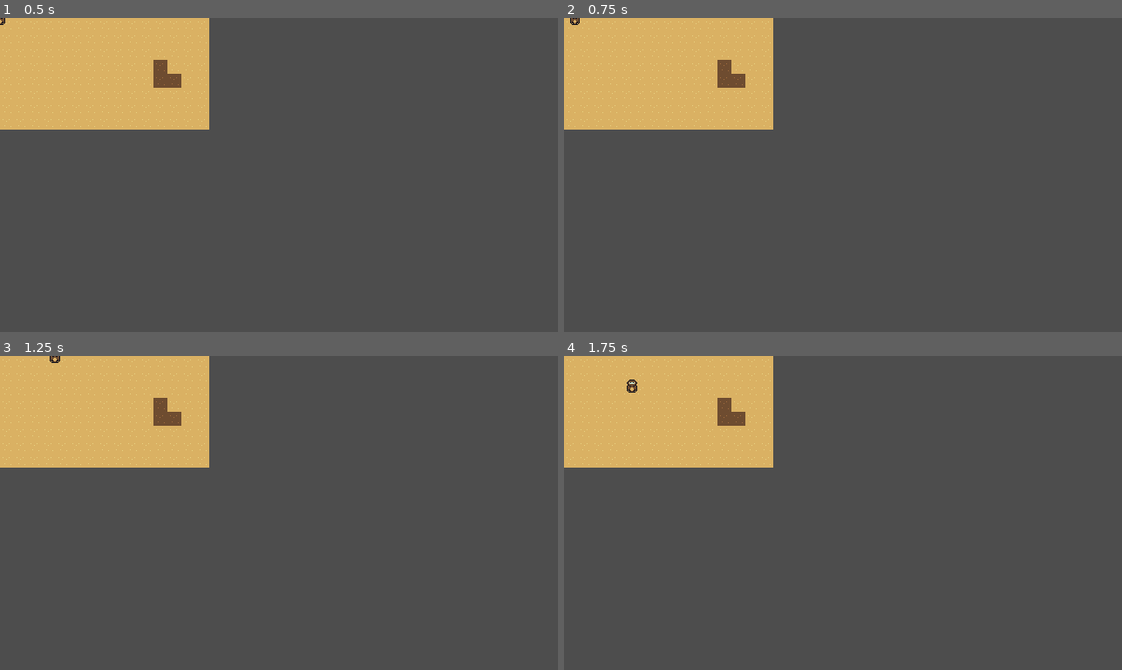
Above: before the commit, frames 1-4 (two rows, left to right).
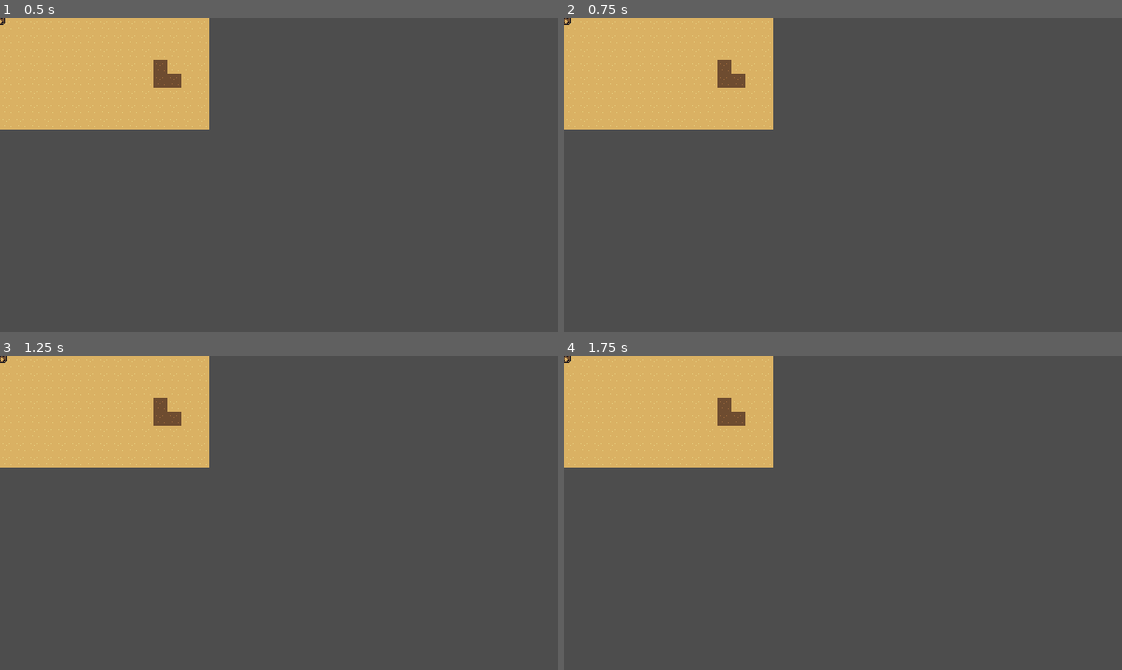
Above: after the commit, the same moments.

Repository: GregCK/beargarden
Game: Godot game, scene res://Scenes/garden_0.tscn
Two runs of this game, one before a commit and one after it. Both use one fixed random seed, a clock stepped at 60 frames per second and the inputs below.
Inputs:
- Up to frame 1 (0.5 s): no input
- Up to frame 2 (0.75 s): tap Enter at 0.5 s; hold D (move_right) from 0.53 s (still down); tap Space (water) at 0.6 s
- Up to frame 3 (1.25 s): keep holding D (move_right)
- Up to frame 4 (1.75 s): release D (move_right) at 1.28 s; hold S (move_down) from 1.28 s (still down); tap Space (water) at 1.35 s

Frame 1 is identical in both runs. In frame 2, less than 0.1% of the frame differs, in the area x 0-3%, y 0-3%; in frame 3, less than 0.1%; in frame 4, less than 0.1%, in the area x 0-14%, y 0-12%.

Commit message:
state switch

Diff:
--- a/Scripts/map.gd
+++ b/Scripts/map.gd
@@ -6,9 +6,12 @@
 
 # Called when the node enters the scene tree for the first time.
 func _ready():
-	pass # Replace with function body.
+	player.connect("enter_water_state", _on_player_enter_water_state)
 
 
 # Called every frame. 'delta' is the elapsed time since the previous frame.
 func _process(delta):
 	pass
+
+func _on_player_enter_water_state():
+	pass
--- a/Scripts/player.gd
+++ b/Scripts/player.gd
@@ -1,19 +1,23 @@
+class_name Player
 extends CharacterBody2D
 
+
+var face_direction = Vector2.UP
+var state = States.MOVE
 
 const MAX_SPEED = 100
 const FRICTION = 1800
 const ACCEL = 600
 
 
-var face_direction = Vector2.UP
+
 
 enum States {
 	MOVE,
-	USING_ITEM
+	WATER
 }
 
-var state = States.MOVE
+signal enter_water_state
 
 
 func _ready():
@@ -24,8 +28,8 @@
 	match state:
 		States.MOVE:
 			move_state(delta)
-		States.USING_ITEM:
-			using_item_state(delta)
+		States.WATER:
+			water_state(delta)
 
 
 func move_state(delta):
@@ -52,6 +56,18 @@
 
 	move_and_slide()
 
+	if Input.is_action_just_pressed("water"):
+		switch_state(States.WATER)
 
-func using_item_state(delta):
+
+func switch_state(new_state:States):
+	match new_state:
+		States.MOVE:
+			pass
+		States.WATER:
+			emit_signal("enter_water_state")
+
+	state = new_state
+
+func water_state(delta):
 	pass
